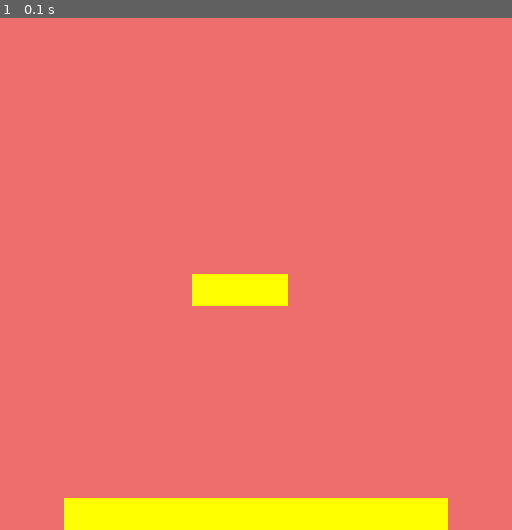
Above: before the commit, frame 1.
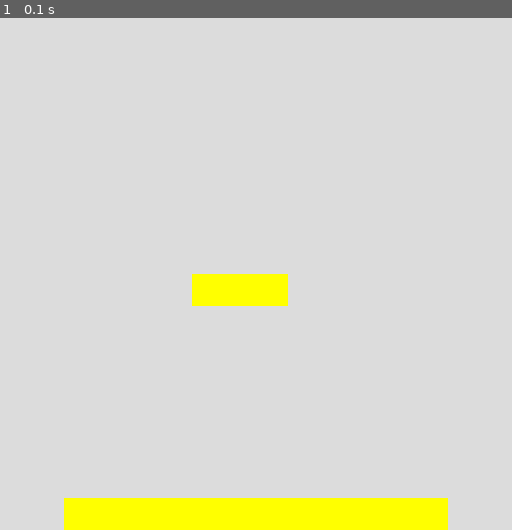
Above: after the commit, the same moment.

Repository: alberto-battistel/Experiment_with_Pygame
Game: pygame game, started from level.py
Same seed, same stepped clock (60 frames per second), same inputs: the game is played once before the commit and once after it.
Inputs:
- Up to frame 1 (0.1 s): no input

The runs differ from the first frame. In frame 1, 94% of the frame differs, in the area x 0-100%, y 0-100%.

Commit message:
Added rects list.

Diff:
--- a/level.py
+++ b/level.py
@@ -39,11 +39,12 @@
         width = self.rect_size.x*self.map_size.x
         height = self.rect_size.y*self.map_size.y
         self.surface = pygame.Surface((width, height), pygame.SRCALPHA)
-        self.surface.fill((255, 0, 0, 128))
+#        self.surface.fill((255, 0, 0, 128))
 
     def make_block_type(self):
         self.block = pygame.Surface(self.rect_size)
         self.block.fill(color)
+        self.rects = []
 
     def generate_level(self):
         for row_number, row in enumerate(self.map):
@@ -51,6 +52,7 @@
                 position = [col_number * self.rect_size.x,  row_number * self.rect_size.y]
                 if col == 1:
                     print(position)
+                    self.rects.append(self.rect.move(position))
                     self.surface.blit(self.block,  position)
 
 
